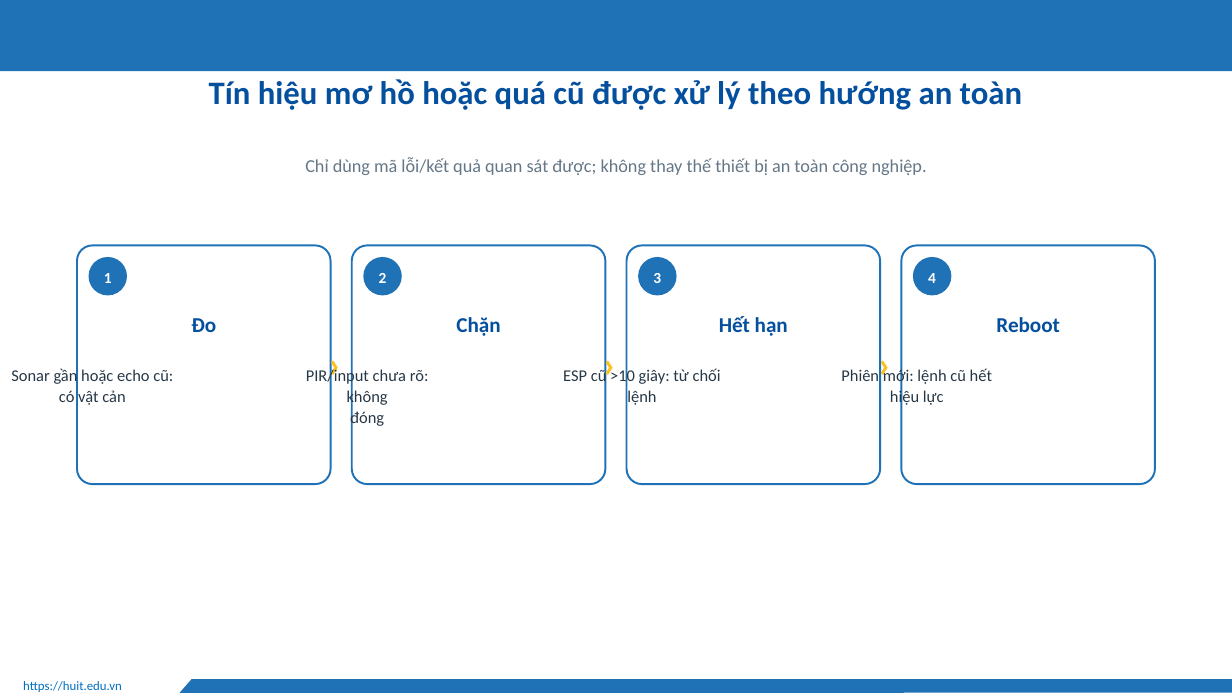
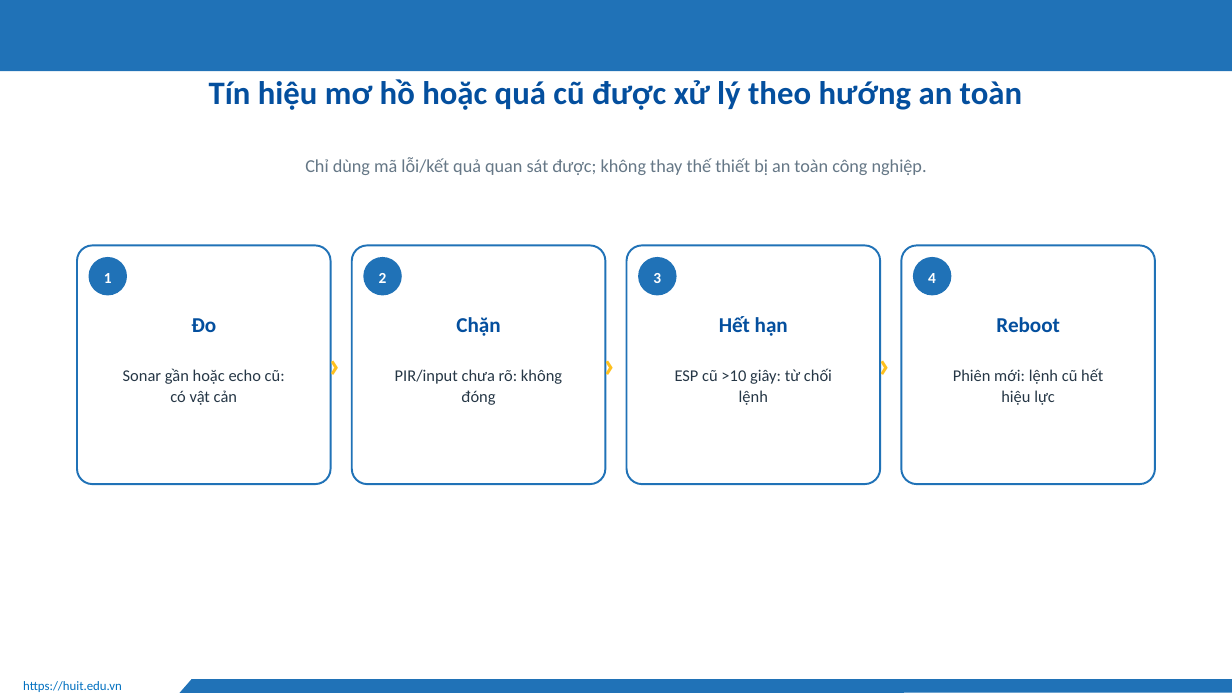
Before and after one commit to Huuloc123456/khoguard-iot, a slide deck: slide 28 of docs/slides/KhoGuard-thuyet-trinh.pptx (slide 25 before the commit). Drawn at 1232x693 pixels with LibreOffice and Linux fonts; fonts in the diff are those of the drawing; background and template pictures are left out. Boxes give left, top, right and bottom in pixels: in the first picture for what was removed or moved away, otherwise in the second. Text is boxed around its words. In the diff, an @@ line names an element or a change of style, - is before the commit and + after.

```diff
--- a/docs/slides/KhoGuard-thuyet-trinh.pptx
+++ b/docs/slides/KhoGuard-thuyet-trinh.pptx
@@ text "Sonar gần hoặc echo cũ: ..." moved from (x1=11, y1=368, x2=173, y2=405) to (x1=123, y1=368, x2=285, y2=405) @@
@@ text "PIR/input chưa rõ: không đóng" rewrapped from (x1=306, y1=368, x2=429, y2=428) to (x1=395, y1=369, x2=562, y2=405) @@
@@ text "ESP cũ >10 giây: từ ..." moved from (x1=563, y1=368, x2=721, y2=407) to (x1=675, y1=368, x2=832, y2=405) @@
@@ text "Phiên mới: lệnh cũ hết ..." moved from (x1=841, y1=368, x2=992, y2=407) to (x1=953, y1=368, x2=1103, y2=405) @@
```
Also in this commit, not shown: 17 other slides changed, 4 slides added, 7 other files.
